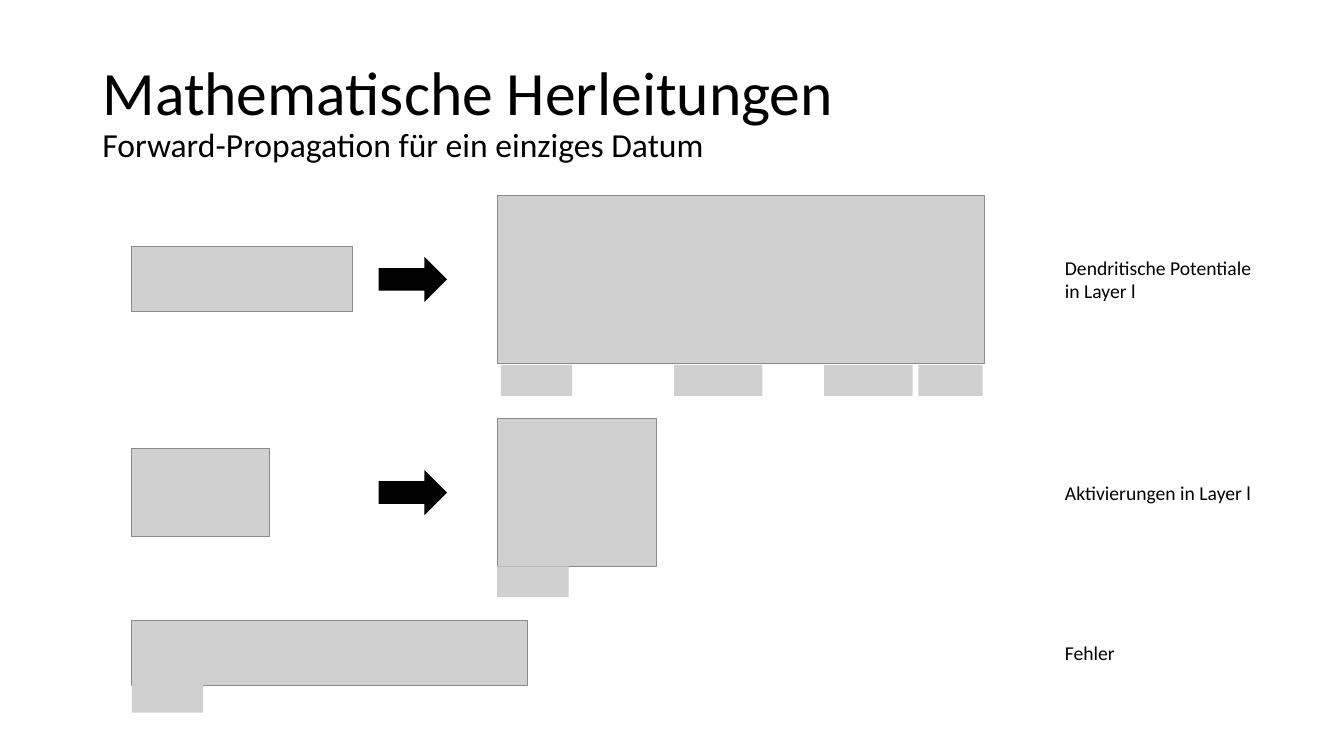
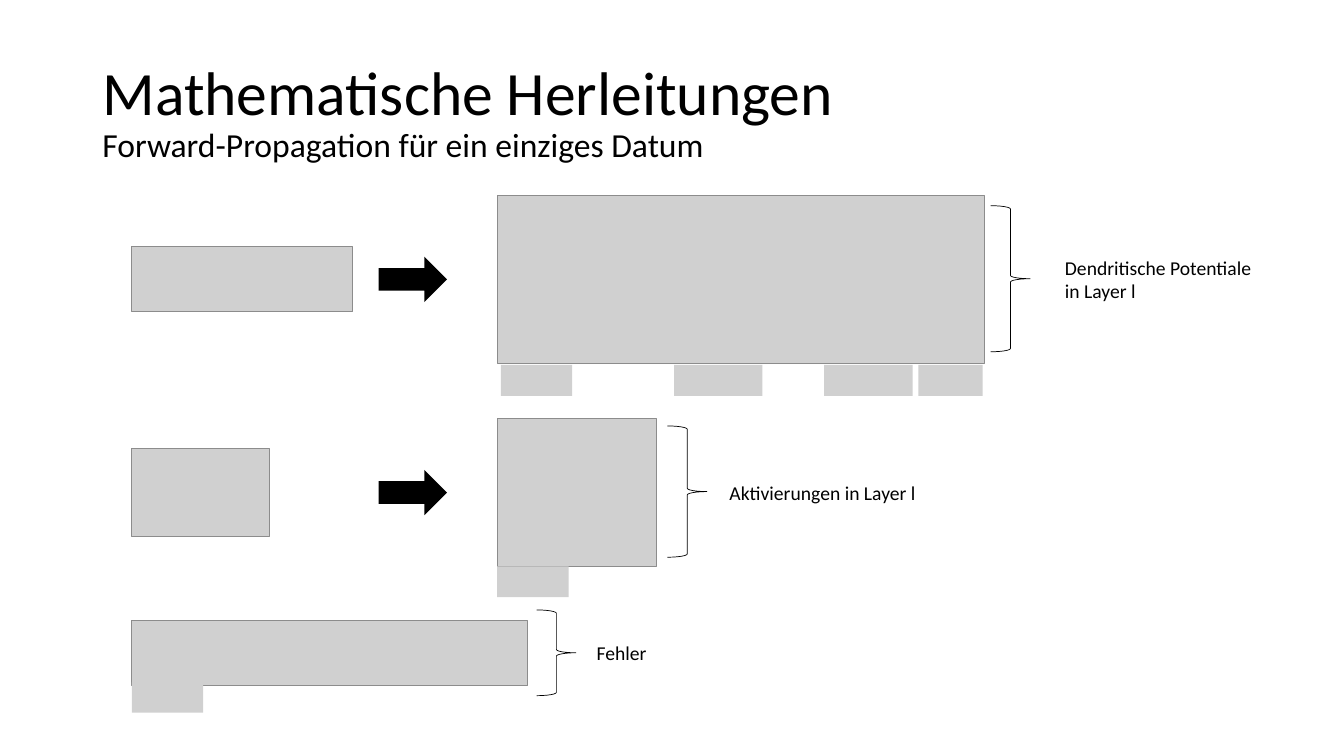
Before and after one commit to kevinsuedmersen/neural_networks_from_scratch, a slide deck: slide 5 of theory/submission/result_presentation.pptx. Drawn at 1344x756 pixels with LibreOffice and Linux fonts; fonts in the diff are those of the drawing; grey boxes stand for pictures. Boxes give left, top, right and bottom in pixels: in the first picture for what was removed or moved away, otherwise in the second. Text is boxed around its words. In the diff, an @@ line names an element or a change of style, - is before the commit and + after.

Commit message:
Revised error at output layer

```diff
--- a/theory/submission/result_presentation.pptx
+++ b/theory/submission/result_presentation.pptx
@@ right brace added at (991,206,1030,352), outline #000000 0.5 pt @@
@@ right brace added at (667,426,707,558), outline #000000 0.5 pt @@
@@ text "Aktivierungen in Layer l": place and size @@
-text "Aktivierungen in Layer l" at (1065,486,1250,504)
+text "Aktivierungen in Layer l" at (729,486,915,504)
@@ right brace added at (536,610,576,696), outline #000000 0.5 pt @@
@@ text "Fehler": place and size @@
-text "Fehler" at (1065,646,1115,660)
+text "Fehler" at (597,646,647,660)
```
Also in this commit, not shown: 3 other slides changed, 3 slides added, 1 slide removed, 1 other file.
